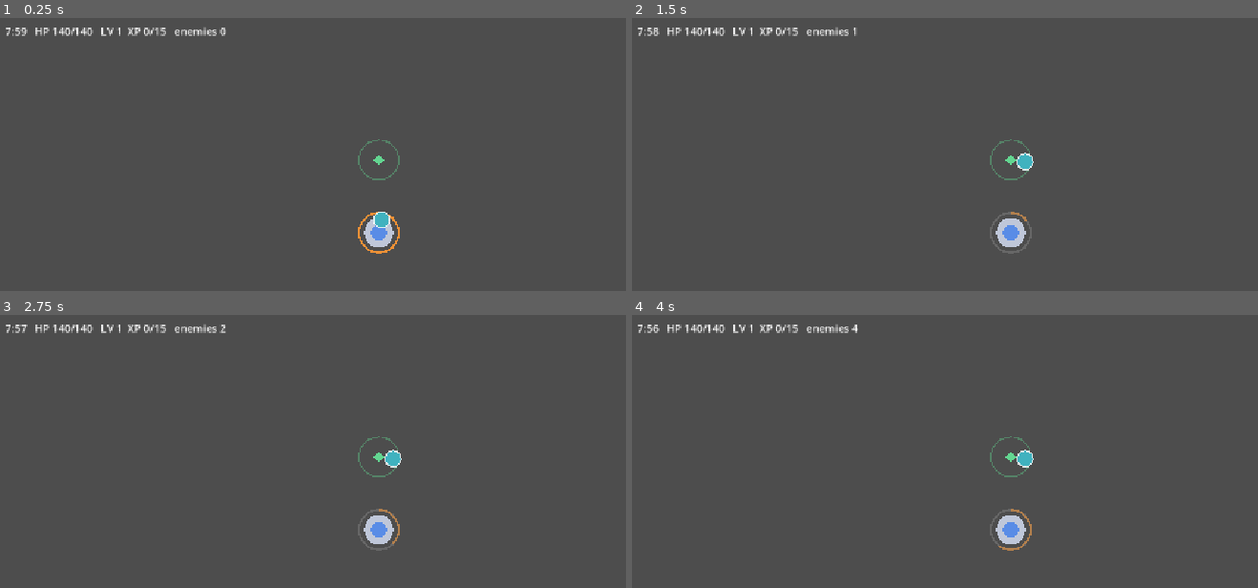
Above: before the commit, frames 1-4 (two rows, left to right).
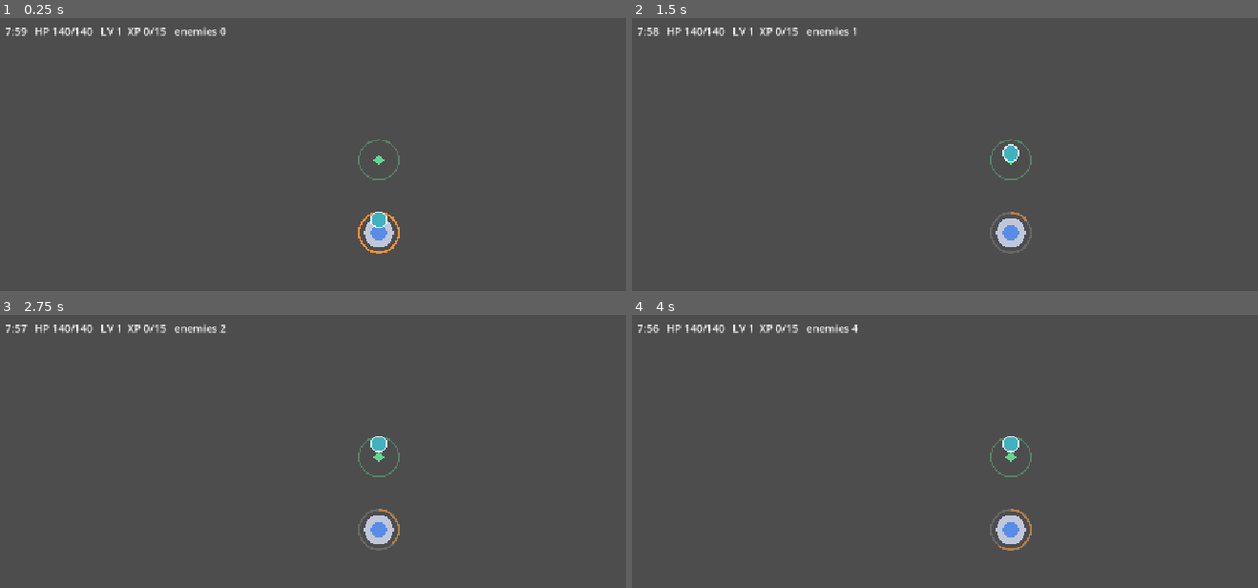
Above: after the commit, the same moments.

Repository: tapiokdev/squadron-concept-game
Game: Godot game, scene res://main.tscn
Same seed, same stepped clock (60 frames per second), same inputs: the game is played once before the commit and once after it.
Inputs (mouse positions are in pixels of both pictures, inside the frame that each line leads up to):
- Up to frame 1 (0.25 s): no input
- Up to frame 2 (1.5 s): tap Enter at 0.5 s; move the mouse to (1176, 211) at 0.52 s; click (1176, 211) at 0.67 s; drag from (857, 255) to (outside the picture) at 1.27 s
- Up to frame 3 (2.75 s): tap Space at 2 s; move the mouse to (456, 435) at 2.02 s; click (456, 435) at 2.17 s
- Up to frame 4 (4 s): tap Enter at 2.75 s; drag from (outside the picture) to (782, 465) at 2.77 s; tap Space at 3.5 s; move the mouse to (outside the picture) at 3.52 s; click (outside the picture) at 3.67 s

The runs differ from the first frame. In frame 1, less than 0.1% of the frame differs, in the area x 59-63%, y 70-77%; in frame 2, 0.3%, in the area x 59-65%, y 46-56%; in frame 3, 0.3%; in frame 4, 0.3%.

Commit message:
Threat-aware squad formation: melee fronts, ranged backs
Fixed ring slots meant archers could end up on the enemy-facing side
and get melee'd first, defeating the point of committing the squad to
a lane. Slots are now reassigned every 0.5s: units sorted by attack
range take ring positions ordered by angular distance from the
nearest threat (within 320px of the rally), so bruisers face the
enemy and archers shoot from behind. With no threat, the front faces
away from the tower.

Co-Authored-By: Claude Fable 5 <noreply@anthropic.com>

Diff:
--- a/scripts/summons/summon_squad.gd
+++ b/scripts/summons/summon_squad.gd
@@ -10,6 +10,11 @@
 
 const MAX_UNITS := 6
 const RESPAWN_GROWTH := 0.6
+const SLOT_RADIUS := 22.0
+## Attack range below this counts as melee for formation purposes.
+const MELEE_RANGE_CUTOFF := 60.0
+const REFORM_INTERVAL := 0.5
+const THREAT_SCAN_RADIUS := 320.0
 
 var rally_point := Vector2.ZERO
 
@@ -17,6 +22,7 @@
 var _enemies: EnemyPool
 var _units: Array[Summon] = []
 var _respawning: Array[Dictionary] = []
+var _reform_timer := 0.0
 
 func setup(enemies: EnemyPool, tower: Tower) -> void:
 	_enemies = enemies
@@ -64,9 +70,30 @@
 	_assign_slots()
 	return true
 
+## Threat-aware formation: melee units get the ring slots facing the
+## nearest enemy, ranged units the back arc — so committing the squad
+## to a lane means the Bruiser tanks, not whoever's slot happened to
+## face the threat. With no enemy nearby, "front" faces away from the
+## tower (the direction danger comes from).
 func _assign_slots() -> void:
-	for i in _units.size():
-		_units[i].slot_offset = Vector2.from_angle(TAU * float(i) / MAX_UNITS) * 22.0
+	var n := _units.size()
+	if n == 0:
+		return
+	var threat_angle := _tower.position.direction_to(rally_point).angle()
+	var foe := _enemies.nearest_live(rally_point, THREAT_SCAN_RADIUS)
+	if foe != null:
+		threat_angle = rally_point.direction_to(foe.global_position).angle()
+	# Ring slot i sits at threat_angle + i*TAU/n; slots ordered by how
+	# close they are to the threat direction (0, 1, n-1, 2, n-2, ...).
+	var slot_order := range(n)
+	slot_order.sort_custom(func(a: int, b: int) -> bool:
+		return mini(a, n - a) < mini(b, n - b))
+	var by_role := _units.duplicate()
+	by_role.sort_custom(func(a: Summon, b: Summon) -> bool:
+		return a.def.attack_range < b.def.attack_range)
+	for k in n:
+		var angle := threat_angle + TAU * float(slot_order[k]) / n
+		by_role[k].slot_offset = Vector2.from_angle(angle) * SLOT_RADIUS
 
 func _unhandled_input(event: InputEvent) -> void:
 	if event is InputEventMouseButton \
@@ -75,6 +102,10 @@
 		queue_redraw()
 
 func _process(delta: float) -> void:
+	_reform_timer -= delta
+	if _reform_timer <= 0.0:
+		_reform_timer = REFORM_INTERVAL
+		_assign_slots()
 	for entry in _respawning.duplicate():
 		entry.time_left -= delta
 		if entry.time_left <= 0.0:
